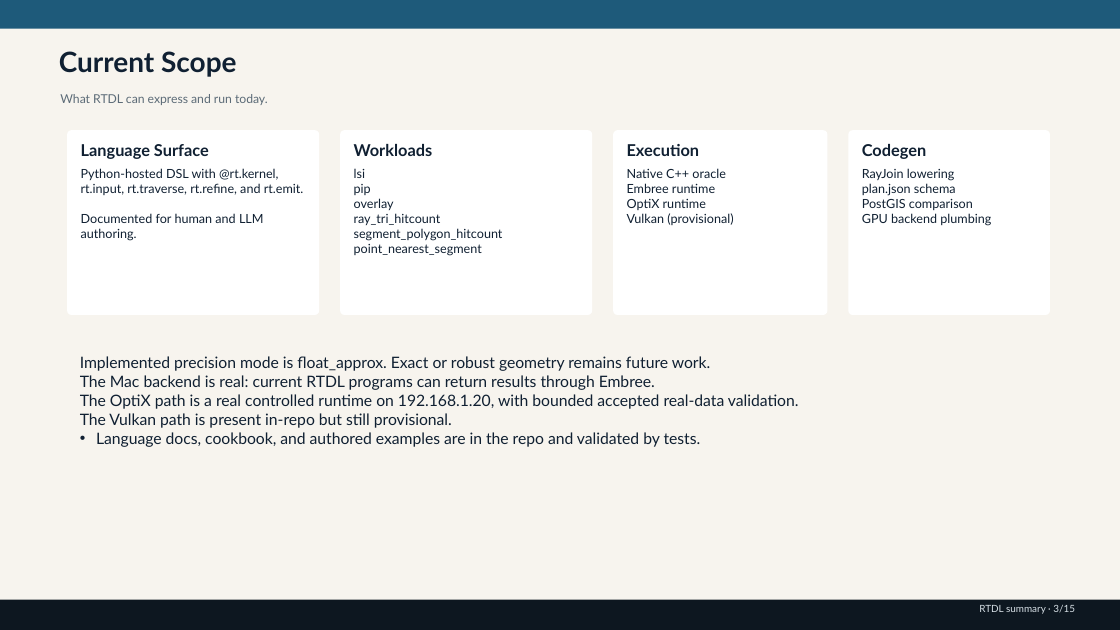
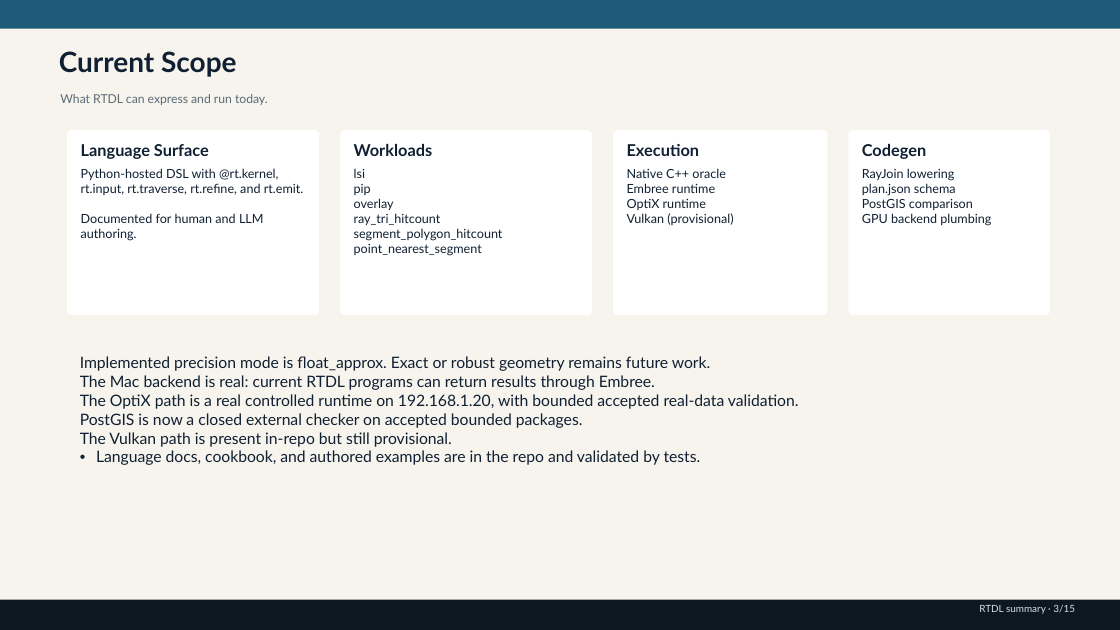
Before and after one commit to rubaolee/rtdl, a slide deck: slide 3 of rtdl_status_summary.pptx. Drawn at 1120x630 pixels with LibreOffice and Linux fonts; fonts in the diff are those of the drawing. Boxes give left, top, right and bottom in pixels: in the first picture for what was removed or moved away, otherwise in the second. Text is boxed around its words. In the diff, an @@ line names an element or a change of style, - is before the commit and + after.

```diff
--- a/rtdl_status_summary.pptx
+++ b/rtdl_status_summary.pptx
@@ text at bbox=[80, 413, 583, 428]: paragraph added @@
+• PostGIS is now a closed external checker on accepted bounded packages.
```
Also in this commit, not shown: 5 other slides changed, 14 other files.
